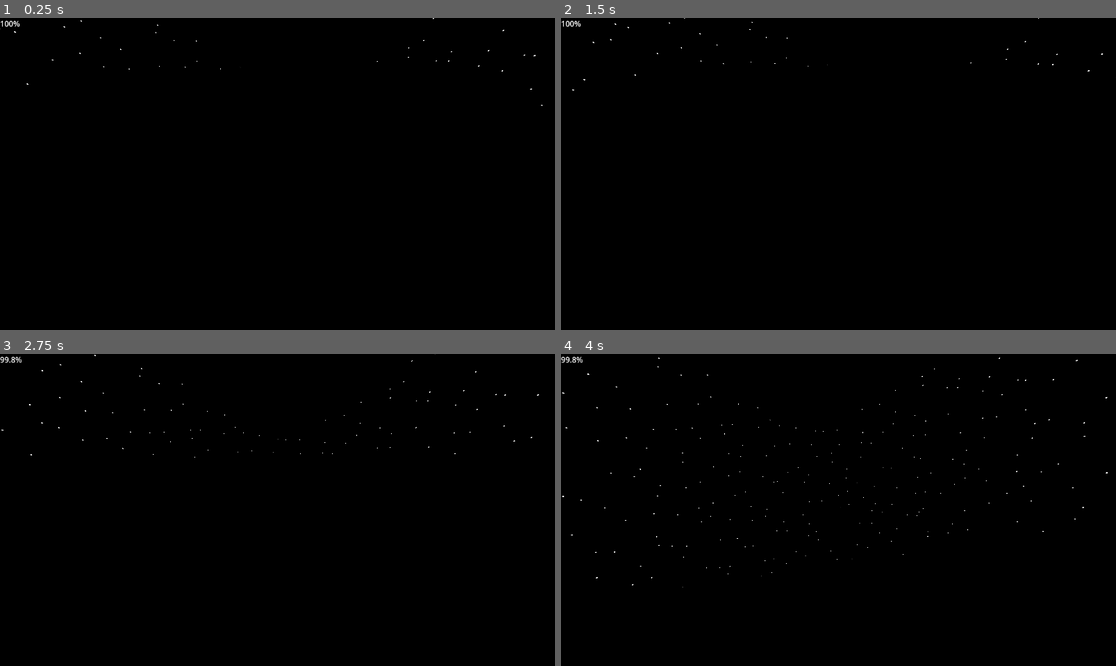
Above: before the commit, frames 1-4 (two rows, left to right).
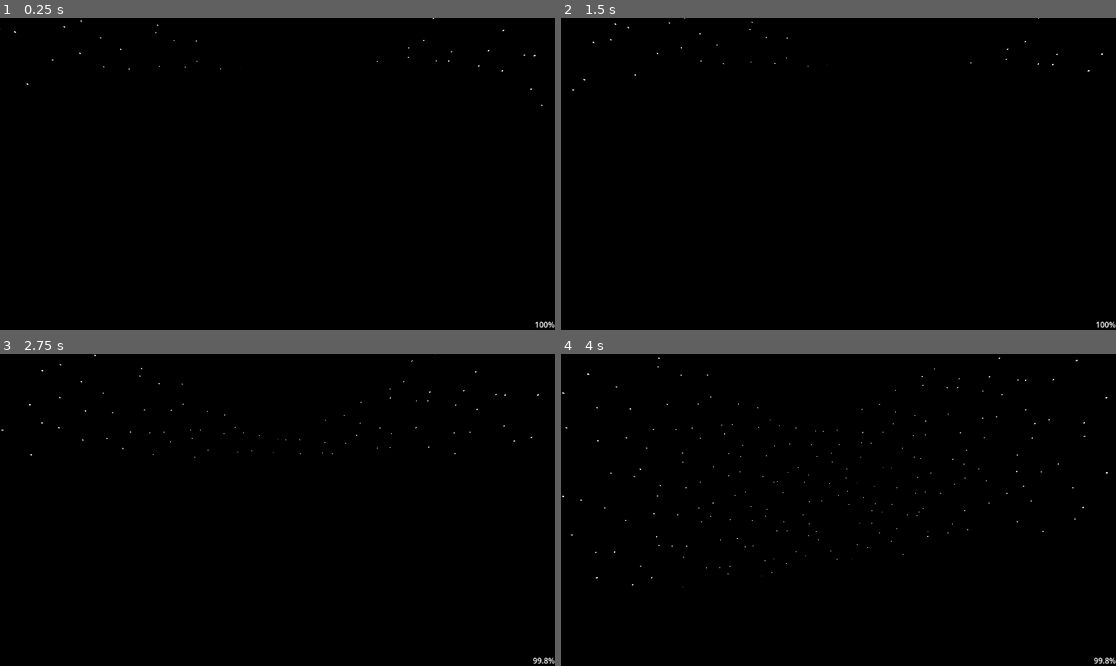
Above: after the commit, the same moments.

Repository: Harley-Townsend/Galacticats
Game: Godot game, scene res://Levels/TestLevel.tscn
Two runs of this game, one before a commit and one after it. Both use one fixed random seed, a clock stepped at 60 frames per second and the inputs below.
Inputs (mouse positions are in pixels of both pictures, inside the frame that each line leads up to):
- Up to frame 1 (0.25 s): no input
- Up to frame 2 (1.5 s): tap Enter at 0.5 s; move the mouse to (866, 174) at 0.52 s; hold S (move_b) 0.53-1.28 s; tap E (interact) at 0.6 s; tap Space at 1.25 s; move the mouse to (810, 174) at 1.27 s; tap S (move_b) at 1.35 s
- Up to frame 3 (2.75 s): tap W (move_f) at 1.55 s; tap Enter at 2 s; move the mouse to (288, 503) at 2.02 s; hold W (move_f) from 2.03 s (still down); tap A (move_l) at 2.3 s
- Up to frame 4 (4 s): move the mouse to (832, 516) at 2.77 s; release W (move_f) at 2.78 s; tap A (move_l) at 2.85 s; tap D (move_r) at 3.05 s; tap Space at 3.5 s; move the mouse to (877, 513) at 3.52 s; hold D (move_r) from 3.53 s (still down); tap E (interact) at 3.8 s

The runs differ from the first frame. In frame 1, less than 0.1% of the frame differs, in the area x 0-100%, y 0-100%; in frame 2, less than 0.1%; in frame 3, 0.1%; in frame 4, 0.1%.

Commit message:
basic character transition
and other small stuff

Diff:
--- a/LandingPad/LandingPad.gd
+++ b/LandingPad/LandingPad.gd
@@ -1,18 +1,16 @@
 extends StaticBody3D
 
 @onready var landing_marker = $LandingMarker.global_position
-@onready var prompt = $Area3D/Label
 
 func _on_area_3d_body_entered(body):
 	print("something entered!")
 	if body.is_in_group("PlayerShips"):
-		prompt.visible = true
 		body.near_pad()
 		body.landing_target = landing_marker
+
 
 func _on_area_3d_body_exited(body):
 	print("Goodbye!")
 	if body.is_in_group("PlayerShips"):
-		prompt.visible = false
 		body.not_near_pad()
 		body.landing_target = null
--- a/LandingPad/LandingPad.tscn
+++ b/LandingPad/LandingPad.tscn
@@ -29,22 +29,6 @@
 transform = Transform3D(0.01, 0, 0, 0, 0.01, 0, 0, 0, 0.01, 0, 0, 0)
 shape = SubResource("BoxShape3D_1ovnd")
 
-[node name="Label" type="Label" parent="Area3D"]
-visible = false
-anchors_preset = 7
-anchor_left = 0.5
-anchor_top = 1.0
-anchor_right = 0.5
-anchor_bottom = 1.0
-offset_left = -37.5
-offset_top = -23.0
-offset_right = 37.5
-grow_horizontal = 2
-grow_vertical = 0
-text = "Land  [ E ]"
-horizontal_alignment = 1
-vertical_alignment = 1
-
 [node name="LandingMarker" type="Marker3D" parent="."]
 transform = Transform3D(1, 0, 0, 0, 1, 0, 0, 0, 1, 0, 0.6, 0)
 
--- a/Levels/active_manager.gd
+++ b/Levels/active_manager.gd
@@ -5,6 +5,13 @@
 func _ready():
 	var ship = get_node("PlayerShip")
 	ship.landing_complete.connect(switch_entity)
+
+	$Player/Pivot/Camera3D.current = false
+	$Player.set_process_input(false)
+	$Player.set_physics_process(false)
+	$PlayerShip/Pivot/Camera3D.current = true
+	$PlayerShip.set_process_input(true)
+	$PlayerShip.set_physics_process(true)
 
 func switch_entity():
 	if active == 1:
--- a/Player/Player.gd
+++ b/Player/Player.gd
@@ -1,44 +1,37 @@
 extends CharacterBody3D
 
-@export var speed = 10
-@export var mouse_sensitivity = 0.002
-@export var controller_look_speed = 1.5
+var speed = 10
+var gravity = 20
+var vel = Vector3.DOWN
+var jump_strength = 10
 
-#--------------------------- When Instanced ----------------------
-func _ready():
-	pass
+@onready var pivot = $Pivot
+@onready var model = $Model
 
-func _input(event):
-	if event is InputEventMouseMotion:
-		# Tilt the ship itself not just camera
-		rotate_y(-event.relative.x * mouse_sensitivity)
-		rotate_object_local(Vector3.RIGHT, -event.relative.y * mouse_sensitivity)  # Tilt SHIP
+func _physics_process(delta):
+	var MoveDir = Vector3.ZERO
+	MoveDir.x = Input.get_action_strength("move_r") - Input.get_action_strength("move_l")
+	MoveDir.z = Input.get_action_strength("move_b") - Input.get_action_strength("move_f")
+	MoveDir = MoveDir.rotated(Vector3.UP, pivot.rotation.y).normalized()
 
-	if event.is_action_pressed("ui_cancel"):
-		if Input.get_mouse_mode() == Input.MOUSE_MODE_CAPTURED:
-			Input.set_mouse_mode(Input.MOUSE_MODE_VISIBLE)
+	vel.x = MoveDir.x * speed
+	vel.z = MoveDir.z * speed
+
+	if is_on_floor():
+		if Input.is_action_pressed("jump"):
+			vel.y = jump_strength
 		else:
-			Input.set_mouse_mode(Input.MOUSE_MODE_CAPTURED)
+			vel.y = 0
+	else:
+		vel.y -= gravity * delta
 
-#---------------- Constantly checking for -------------------------------------------
-func _physics_process(delta):
+	set_velocity(vel)
+	move_and_slide()
+	vel = get_real_velocity()
 
-	Input.mouse_mode = Input.MOUSE_MODE_CAPTURED
+	if vel.x != 0 or vel.z != 0:
+		var look_direction = Vector2(vel.z, vel.x)
+		model.rotation.y = lerp_angle(model.rotation.y, look_direction.angle(), delta*5)
 
-	var direction = Vector3.ZERO
-	# Movement
-	if Input.is_action_pressed("move_f"):
-		direction.z -= 1
-	if Input.is_action_pressed("move_b"):
-		direction.z += 1
-	if Input.is_action_pressed("move_l"):
-		direction.x -= 1
-	if Input.is_action_pressed("move_r"):
-		direction.x += 1
-
-	if direction != Vector3.ZERO:
-		direction = direction.normalized()
-	else:
-		velocity = Vector3.ZERO
-
-	move_and_slide()
+func _process(delta):
+	pivot.position = position
--- a/Player/Player.tscn
+++ b/Player/Player.tscn
@@ -1,7 +1,8 @@
-[gd_scene load_steps=9 format=3 uid="uid://beyjxfxkewxc0"]
+[gd_scene load_steps=10 format=3 uid="uid://beyjxfxkewxc0"]
 
 [ext_resource type="Script" uid="uid://diywmuqdtgqns" path="res://Player/Player.gd" id="1_3qydi"]
 [ext_resource type="Shader" uid="uid://7ngwfhvfcwd" path="res://PlayerShip/Player.gdshader" id="2_q3lat"]
+[ext_resource type="Script" uid="uid://bcl282gqthl4b" path="res://Player/pivot.gd" id="2_tok1r"]
 
 [sub_resource type="ShaderMaterial" id="ShaderMaterial_tok1r"]
 shader = ExtResource("2_q3lat")
@@ -17,25 +18,28 @@
 background_mode = 2
 sky = SubResource("Sky_ddoul")
 
+[sub_resource type="CapsuleShape3D" id="CapsuleShape3D_ddoul"]
+
 [sub_resource type="StandardMaterial3D" id="StandardMaterial3D_q3lat"]
 albedo_color = Color(1, 0.658824, 1, 1)
 
 [sub_resource type="CapsuleMesh" id="CapsuleMesh_tok1r"]
 material = SubResource("StandardMaterial3D_q3lat")
 
-[sub_resource type="CapsuleShape3D" id="CapsuleShape3D_ddoul"]
-
 [node name="Player" type="CharacterBody3D"]
 script = ExtResource("1_3qydi")
 
 [node name="Pivot" type="SpringArm3D" parent="."]
+spring_length = 10.0
+script = ExtResource("2_tok1r")
 
 [node name="Camera3D" type="Camera3D" parent="Pivot"]
-transform = Transform3D(1, 0, 0, 0, 0.707107, 0.707107, 0, -0.707107, 0.707107, 0, 4, 4)
+transform = Transform3D(1, 0, 0, 0, 1, 0, 0, 0, 1, 0, 4, 4)
 environment = SubResource("Environment_8g4oa")
-
-[node name="MeshInstance3D" type="MeshInstance3D" parent="Pivot"]
-mesh = SubResource("CapsuleMesh_tok1r")
 
 [node name="CollisionShape3D" type="CollisionShape3D" parent="."]
 shape = SubResource("CapsuleShape3D_ddoul")
+
+[node name="Model" type="MeshInstance3D" parent="."]
+mesh = SubResource("CapsuleMesh_tok1r")
+skeleton = NodePath("../Pivot")
--- /dev/null
+++ b/Player/pivot.gd
@@ -0,0 +1,15 @@
+extends SpringArm3D
+
+var mouse_sensitivity = 0.1
+
+func _ready():
+	Input.set_mouse_mode(Input.MOUSE_MODE_CAPTURED)
+	set_as_top_level(true)
+
+func _input(event):
+	if event is InputEventMouseMotion:
+		rotation_degrees.x -= event.relative.y * mouse_sensitivity
+		rotation_degrees.x = clamp(rotation_degrees.x, -90, 30)
+
+		rotation_degrees.y -= event.relative.x * mouse_sensitivity
+		rotation_degrees.y = wrapf(rotation_degrees.x, 0.0, 360.0)
--- a/PlayerShip/PlayerShip.gd
+++ b/PlayerShip/PlayerShip.gd
@@ -77,11 +77,11 @@
 		land()
 
 	if fuel_amount == 100:
-		$Pivot/Camera3D/ShipUserInterface/CanvasLayer/Label.text = str(fuel_amount, "%")
+		$Pivot/Camera3D/ShipUserInterface/CanvasLayer/FuelLabel.text = str(fuel_amount, "%")
 	elif fuel_amount < 0:
 		no_fuel()
 	else:
-		$Pivot/Camera3D/ShipUserInterface/CanvasLayer/Label.text = str("%.1f" % fuel_amount, "%")
+		$Pivot/Camera3D/ShipUserInterface/CanvasLayer/FuelLabel.text = str("%.1f" % fuel_amount, "%")
 
 
 
@@ -90,17 +90,20 @@
 
 func near_pad():
 	can_land = true
+	$Pivot/Camera3D/ShipUserInterface/CanvasLayer/LandLabel.visible = true
 func not_near_pad():
 	can_land = false
+	$Pivot/Camera3D/ShipUserInterface/CanvasLayer/LandLabel.visible = false
 
 func land():
 	global_transform.origin = landing_target
 	can_land = false
 	emit_signal("landing_complete")
+	$Pivot/Camera3D/ShipUserInterface/CanvasLayer.visible = false
 
 func lose_fuel():
 	fuel_amount = fuel_amount - 0.005
 func no_fuel():
-	$Pivot/Camera3D/ShipUserInterface/CanvasLayer/Label.text = str("Emergency Fuel Active!")
+	$Pivot/Camera3D/ShipUserInterface/CanvasLayer/FuelLabel.text = str("Emergency Fuel Active!")
 	speed = 5
 	$BoostParticles.amount = 5
--- a/PlayerShip/ship_user_interface.tscn
+++ b/PlayerShip/ship_user_interface.tscn
@@ -10,6 +10,27 @@
 
 [node name="CanvasLayer" type="CanvasLayer" parent="."]
 
-[node name="Label" type="Label" parent="CanvasLayer"]
-offset_right = 40.0
-offset_bottom = 23.0
+[node name="FuelLabel" type="Label" parent="CanvasLayer"]
+anchors_preset = 3
+anchor_left = 1.0
+anchor_top = 1.0
+anchor_right = 1.0
+anchor_bottom = 1.0
+offset_left = -40.0
+offset_top = -23.0
+grow_horizontal = 0
+grow_vertical = 0
+
+[node name="LandLabel" type="Label" parent="CanvasLayer"]
+visible = false
+anchors_preset = 7
+anchor_left = 0.5
+anchor_top = 1.0
+anchor_right = 0.5
+anchor_bottom = 1.0
+offset_left = -35.5
+offset_top = -23.0
+offset_right = 35.5
+grow_horizontal = 2
+grow_vertical = 0
+text = "Land [ E ]"
Not shown, added: Player/pivot.gd.uid
